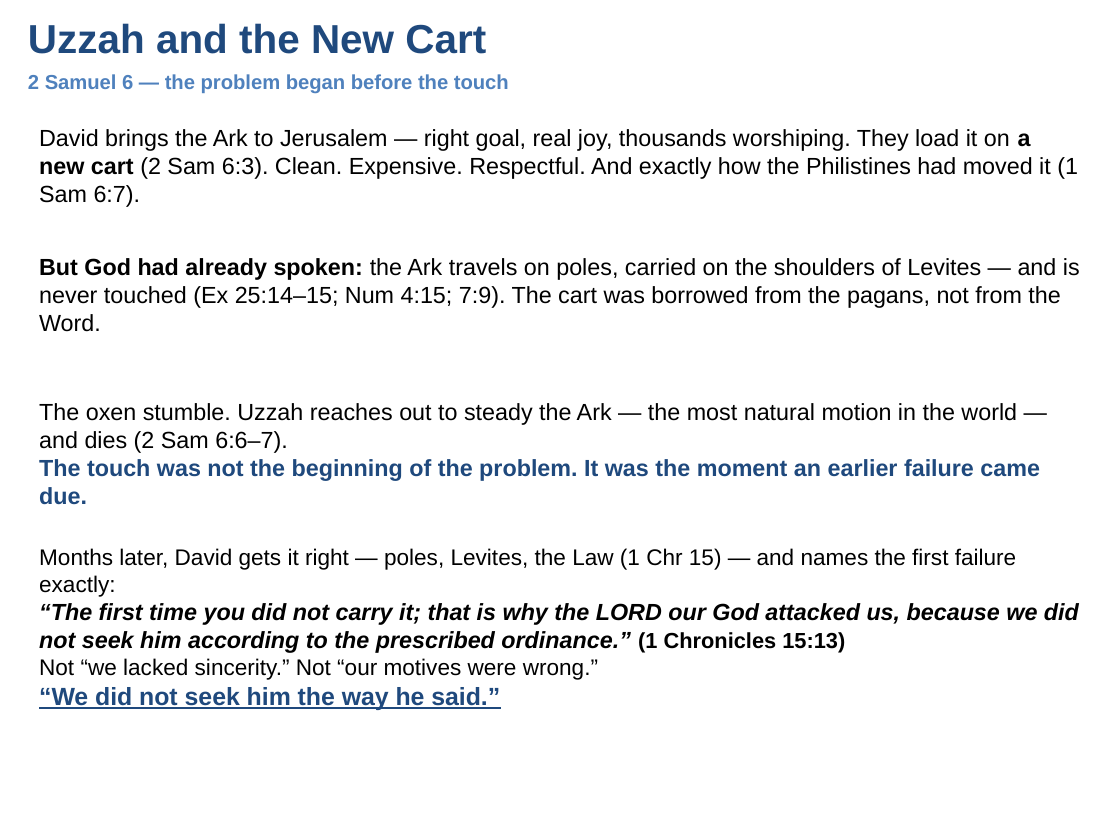
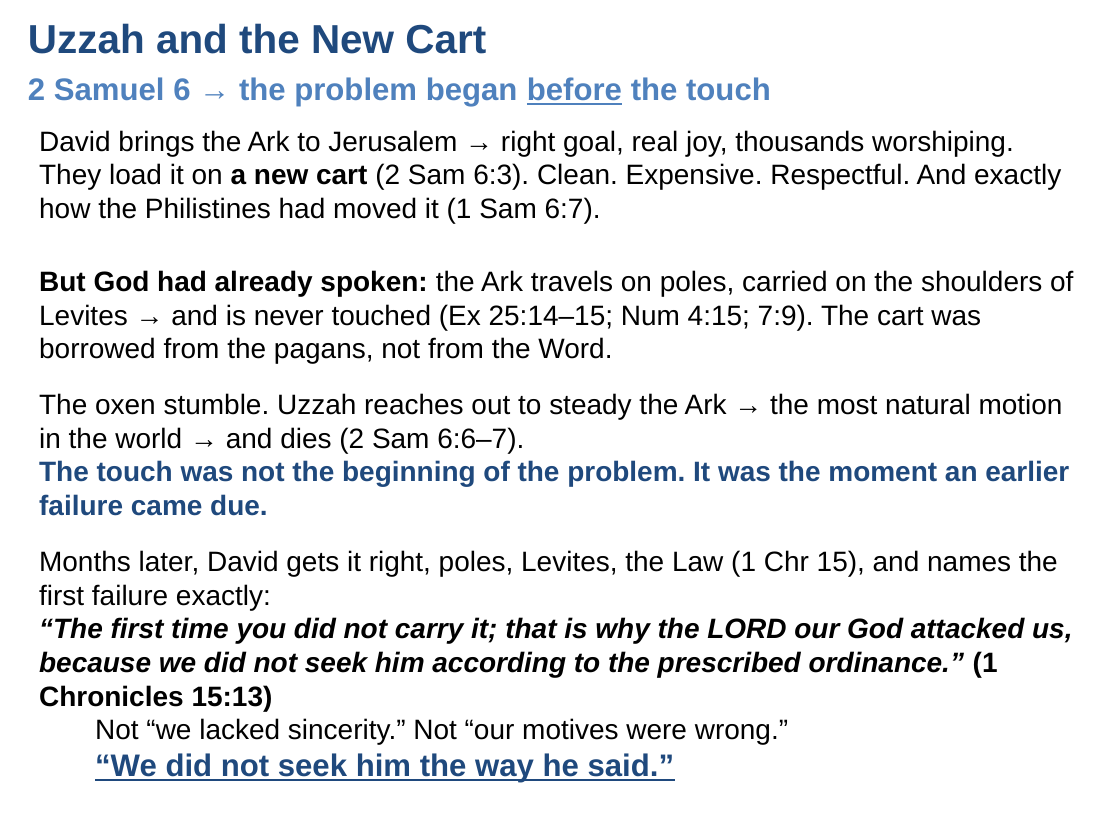
Before and after one commit to UsefulEngines/EvangelismPublic, a slide deck: slide 3 of 2026-Q4/03-GoodIntentions/Week03-GoodIntentionsAreNotEnough.pptx (slide 2 before the commit). Drawn at 1120x840 pixels with LibreOffice and Linux fonts; fonts in the diff are those of the drawing. Boxes give left, top, right and bottom in pixels: in the first picture for what was removed or moved away, otherwise in the second. Text is boxed around its words. In the diff, an @@ line names an element or a change of style, - is before the commit and + after.

Commit message:
Update
Update

```diff
--- a/2026-Q4/03-GoodIntentions/Week03-GoodIntentionsAreNotEnough.pptx
+++ b/2026-Q4/03-GoodIntentions/Week03-GoodIntentionsAreNotEnough.pptx
@@ text at (28, 77, 771, 106): text changed; size 13 to 20 pt @@
-2 Samuel 6 — the problem began before the touch
+2 Samuel 6 → the problem began before the touch
@@ text at (39, 130, 1061, 223): text changed; size 15 to 18 pt @@
-David brings the Ark to Jerusalem — right goal, real joy, thousands worshiping. They load it on a new cart (2 Sam 6:3). Clean. Expensive. Respectful. And exactly how the Philistines had moved it (1 Sam 6:7).
+David brings the Ark to Jerusalem → right goal, real joy, thousands worshiping. They load it on a new cart (2 Sam 6:3). Clean. Expensive. Respectful. And exactly how the Philistines had moved it (1 Sam 6:7).
@@ text at (39, 270, 1073, 363): text changed; size 15 to 18 pt @@
-But God had already spoken: the Ark travels on poles, carried on the shoulders of Levites — and is never touched (Ex 25:14–15; Num 4:15; 7:9). The cart was borrowed from the pagans, not from the Word.
+But God had already spoken: the Ark travels on poles, carried on the shoulders of Levites → and is never touched (Ex 25:14–15; Num 4:15; 7:9). The cart was borrowed from the pagans, not from the Word.
@@ text at (39, 393, 1069, 516): text changed; size 15 to 18 pt @@
-The oxen stumble. Uzzah reaches out to steady the Ark — the most natural motion in the world — and dies (2 Sam 6:6–7).
-The touch was not the beginning of the problem. It was the moment an earlier failure came due.
+The oxen stumble. Uzzah reaches out to steady the Ark → the most natural motion in the world → and dies (2 Sam 6:6–7).
+The touch was not the beginning of the problem. It was the moment an earlier failure came due.
@@ text at (39, 550, 1072, 711): text changed; size 15 to 18 pt @@
-Months later, David gets it right — poles, Levites, the Law (1 Chr 15) — and names the first failure exactly:
-“The first time you did not carry it; that is why the LORD our God attacked us, because we did not seek him according to the prescribed ordinance.” (1 Chronicles 15:13)
+Months later, David gets it right, poles, Levites, the Law (1 Chr 15), and names the first failure exactly:
+“The first time you did not carry it; that is why the LORD our God attacked us, because we did not seek him according to the prescribed ordinance.” (1 Chronicles 15:13)
@@ text at (95, 718, 788, 782): size 14.5 to 18 pt in "Not “we lacked sincerity.” Not “our motives ..."; size 16 to 20 pt in "“We did not seek him the way ..."; list level 1 to 2 in "Not “we lacked sincerity.” Not ..."; list level 1 to 2 in "“We did not seek him ..." @@
```
Also in this commit, not shown: 6 other slides changed, 2 slides added.
